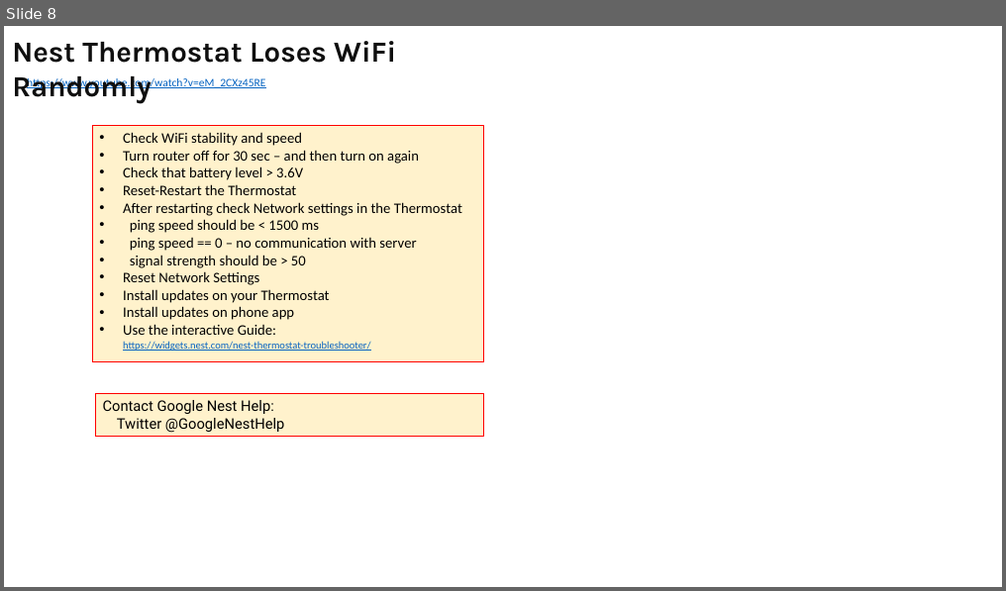
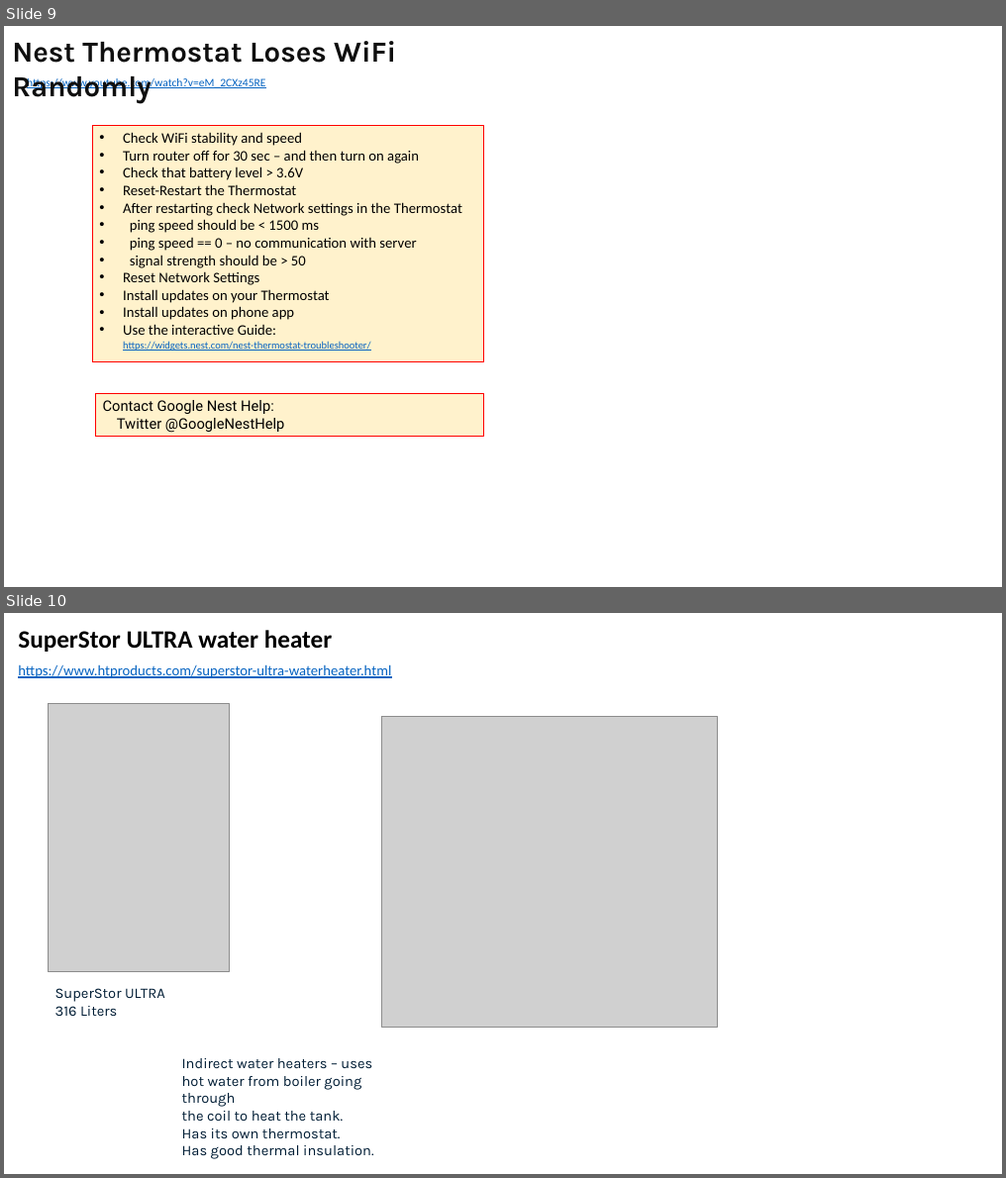
Before and after one commit to lselector/misc_farm, a slide deck: oil_boiler_heating.pptx. Shown one above the other, each under a label of ours: slide 8 before the commit, slides 9 and 10 after it. The pictures are 1006x591 and 1006x1178 pixels, drawn with LibreOffice and Linux fonts; fonts in the diff are those of the drawing; grey boxes stand for pictures. Boxes give left, top, right and bottom in pixels: in the first picture for what was removed or moved away, otherwise in the second. Text is boxed around its words. In the diff, an @@ line names an element or a change of style, - is before the commit and + after.

```diff
--- a/oil_boiler_heating.pptx
+++ b/oil_boiler_heating.pptx
@@ slide 10 added at box(4, 613, 1002, 1174), background #FFFFFF @@
@@ text added at box(18, 630, 332, 652), 24 pt, text #000000, bold @@
+SuperStor ULTRA water heater
@@ text added at box(18, 664, 391, 678), 14 pt, text #0563C1, underline @@
+https://www.htproducts.com/superstor-ultra-waterheater.html
@@ picture added at box(48, 703, 229, 972) @@
@@ picture added at box(381, 716, 717, 1027) @@
@@ text added at box(55, 988, 165, 1016), 14 pt, text #001D35 @@
+SuperStor ULTRA
+316 Liters
@@ text added at box(182, 1059, 374, 1159), 14 pt, text #001D35 @@
+Indirect water heaters – uses hot water from boiler going through
+the coil to heat the tank.
+Has its own thermostat.
+Has good thermal insulation.
@@ what was slide 8 is now slide 9 @@
```
Also in this commit, not shown: 1 slide changed, 1 other slide added.
